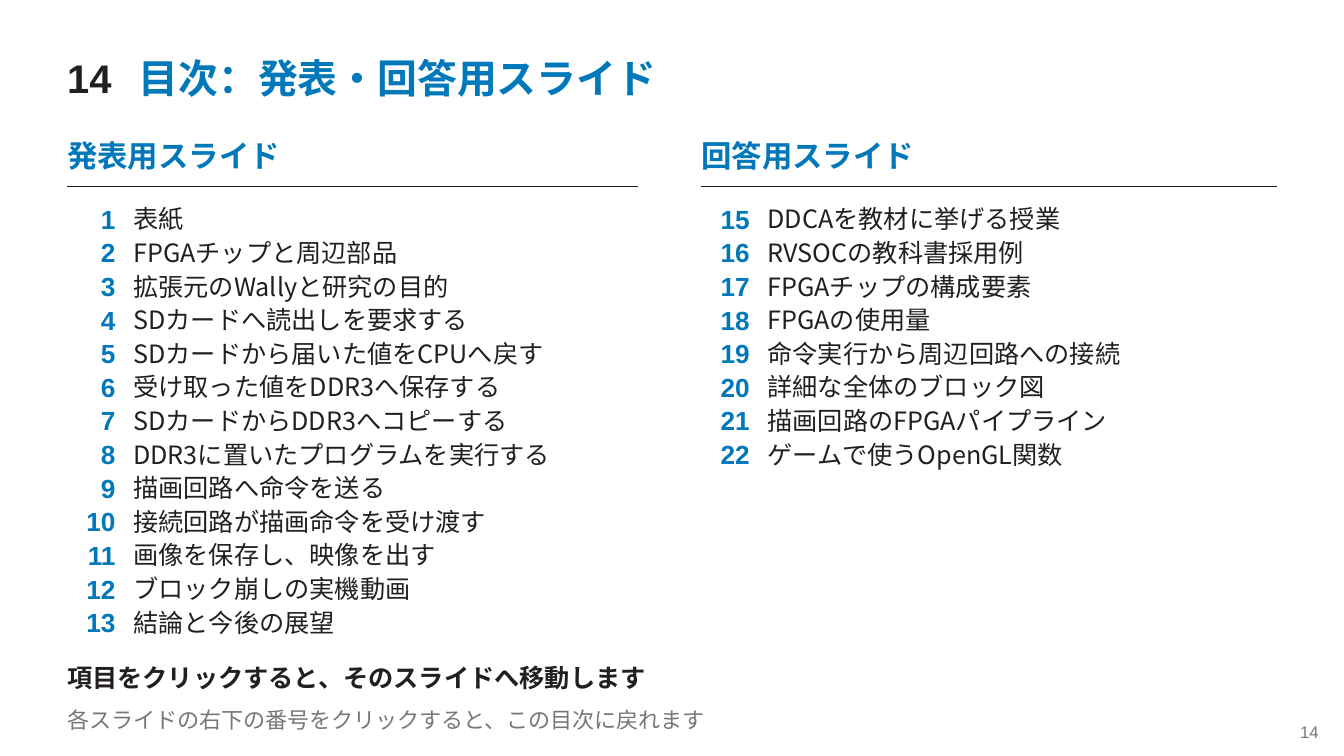
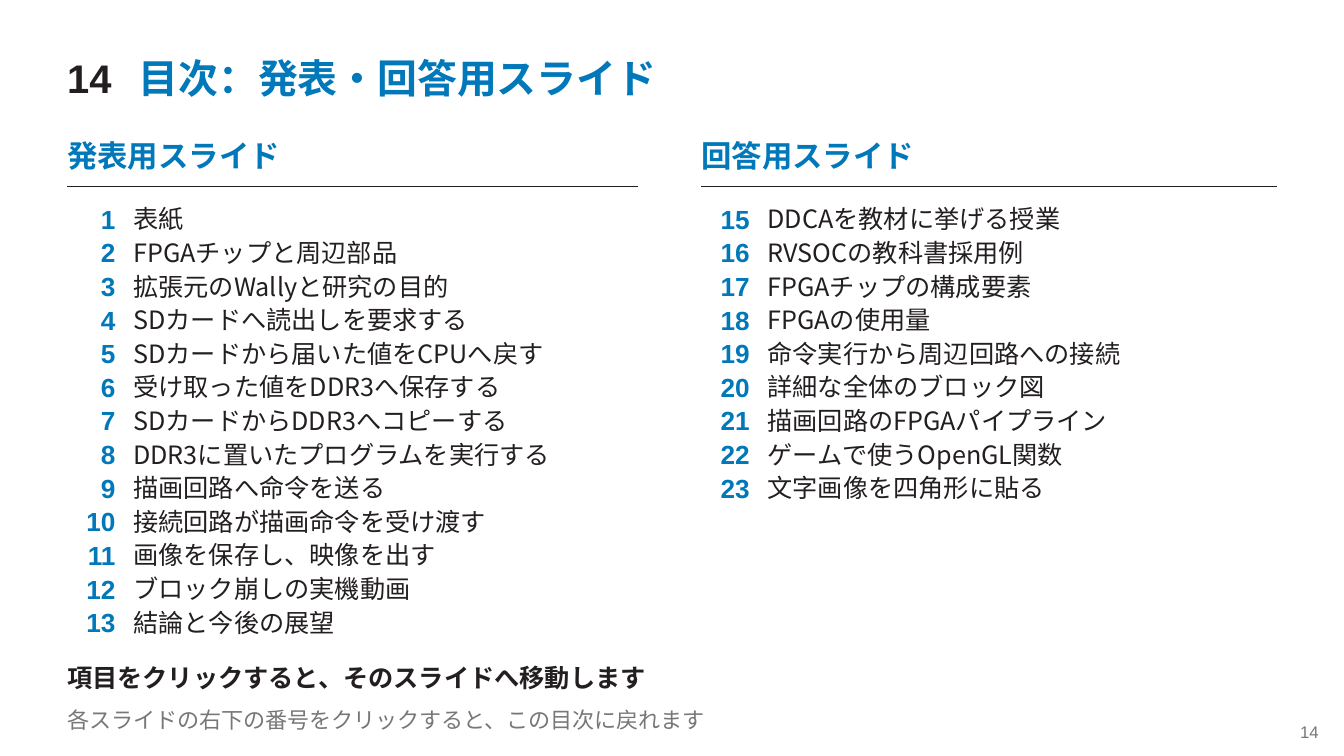
Before and after one commit to SoshiroFujimori/wally-game-console-research, a slide deck: slide 14 of docs/presentation/中間発表_主要事項.pptx. Drawn at 1344x756 pixels with LibreOffice and Linux fonts; fonts in the diff are those of the drawing. Boxes give left, top, right and bottom in pixels: in the first picture for what was removed or moved away, otherwise in the second. Text is boxed around its words. In the diff, an @@ line names an element or a change of style, - is before the commit and + after.

```diff
--- a/docs/presentation/中間発表_主要事項.pptx
+++ b/docs/presentation/中間発表_主要事項.pptx
@@ text added at (721,479,750,499), 18.8 pt, text #0078BA, bold @@
+23
@@ text added at (768,475,1045,499), 18 pt, text #231F20 @@
+文字画像を四角形に貼る
```
Also in this commit, not shown: 4 other slides changed, 1 slide added, 10 other files.
